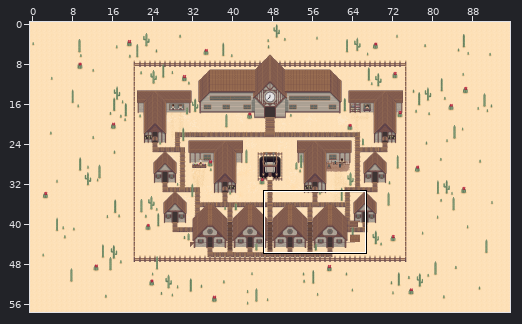
Tiled map (JSON): assets/Tilemaps/hub_test.tmj. The first picture is a wide view before the edit; the outline marks the close-up.
Close-up. The starting point:
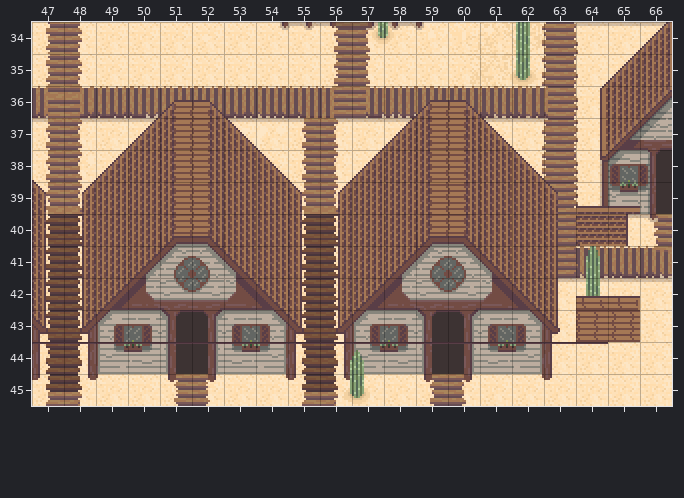
Cells are 16x16 px. Shown: x 47..66, y 34..45. The commit also changed other parts of the map, which this record leaves out. Tiles whose own drawing changed are shown in their newer look in all pictures.
After the commit:
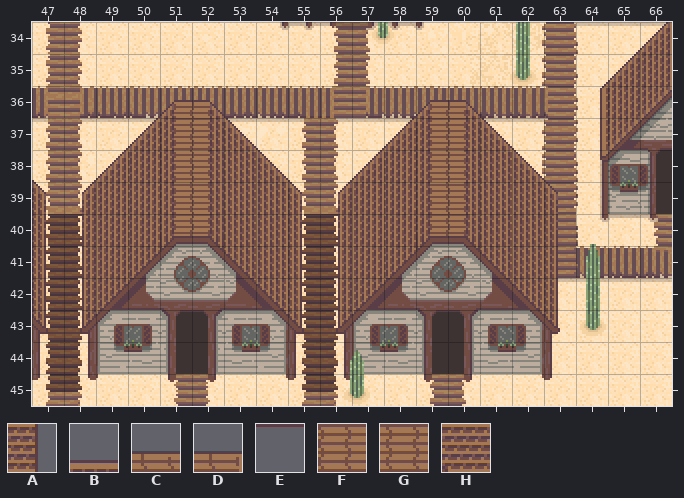
Key: from "HouseRoof": A 35, B 145, C 238, D 239, E 291; from "hub_test": F 1189, G 1190, H 1513.
_ is an empty cell.
The exact change:
{"where": "layer \"Kachelebene 2\""}
{"y":39,"x":64,"old":"BB","new":"__"}
{"y":40,"x":64,"old":"HA","new":"__"}
{"y":42,"x":64,"old":"CD","new":"__"}
{"y":43,"x":64,"old":"FG","new":"__"}
{"y":44,"x":47,"old":"EEEEEEEEEEEEEEEEEE","new":"__________________"}
{"label":"removed","picture_box":[576,206,640,246]}
{"label":"removed","picture_box":[32,296,640,344]}
